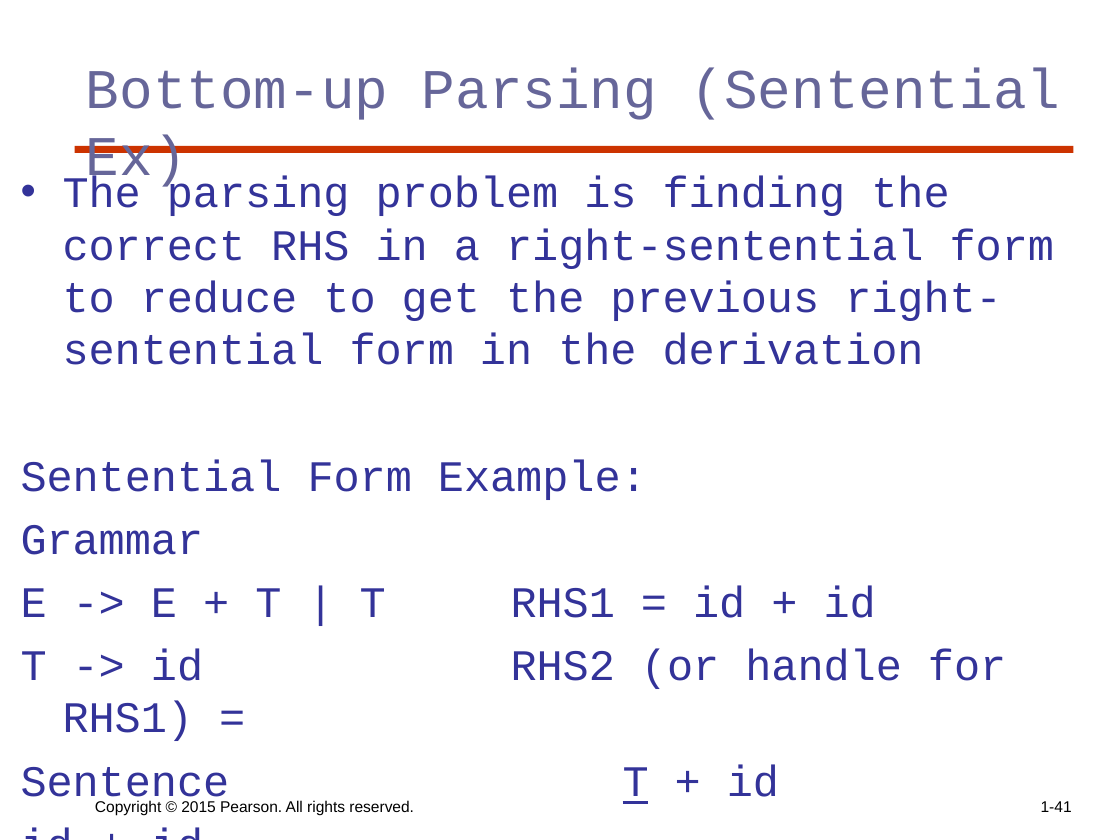
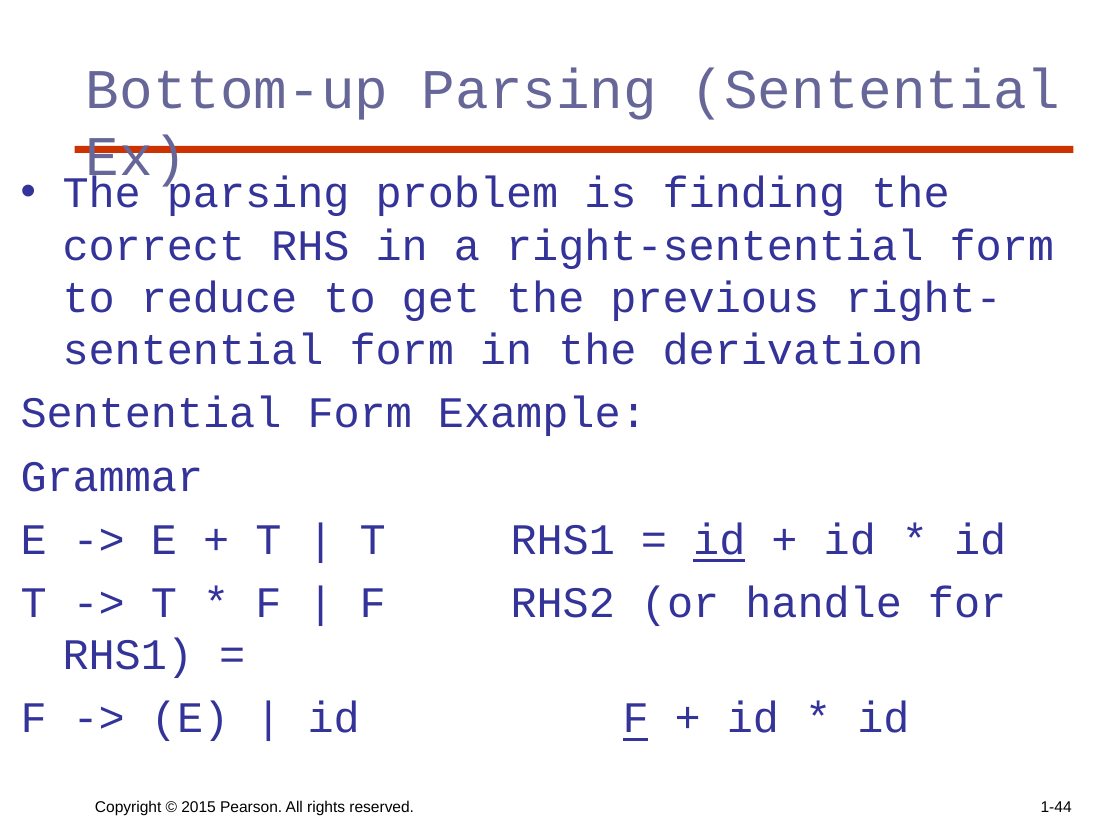
Before and after one commit to Kareithdyce/Auburn-Classes, a slide deck: slide 44 of Programming Language/pl11ch4.ppt (slide 41 before the commit). Drawn at 1120x840 pixels with LibreOffice and Linux fonts; fonts in the diff are those of the drawing. Boxes give left, top, right and bottom in pixels: in the first picture for what was removed or moved away, otherwise in the second. Text is boxed around its words. In the diff, an @@ line names an element or a change of style, - is before the commit and + after.

```diff
--- a/Programming Language/pl11ch4.ppt
+++ b/Programming Language/pl11ch4.ppt
@@ text at box(21, 522, 1006, 741): text changed @@
-E -> E + T | T RHS1 = id + id
-T -> id RHS2 (or handle for RHS1) =
-Sentence T + id
-id + id
+E -> E + T | T RHS1 = id + id * id
+T -> T * F | F RHS2 (or handle for RHS1) =
+F -> (E) | id F + id * id
@@ page number at box(1041, 801, 1072, 812): text changed @@
-1-41
+1-44
```
Also in this commit, not shown: 3 other slides changed, 2 slides added, 2 slides removed, 5 other files.
